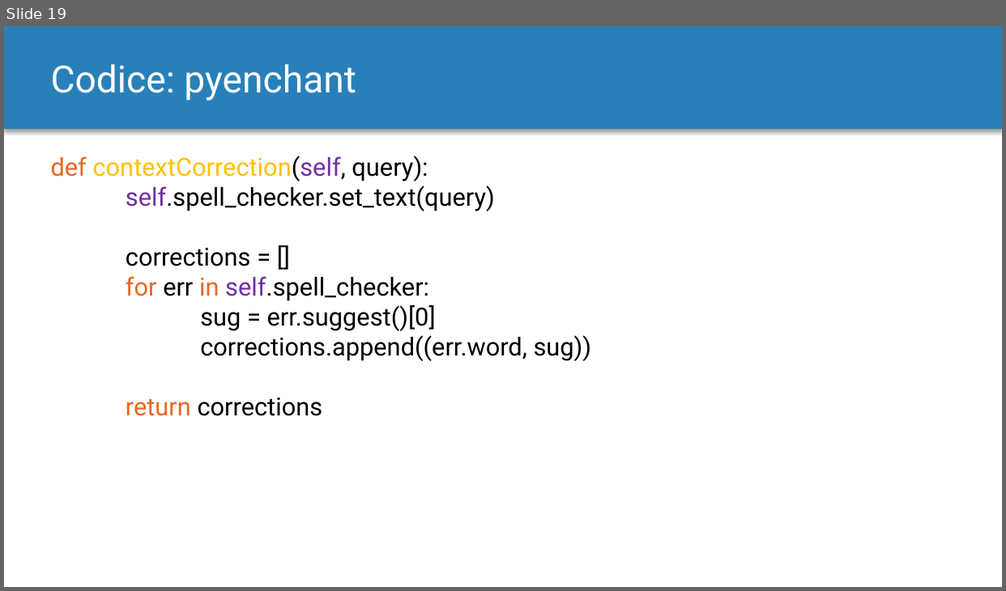
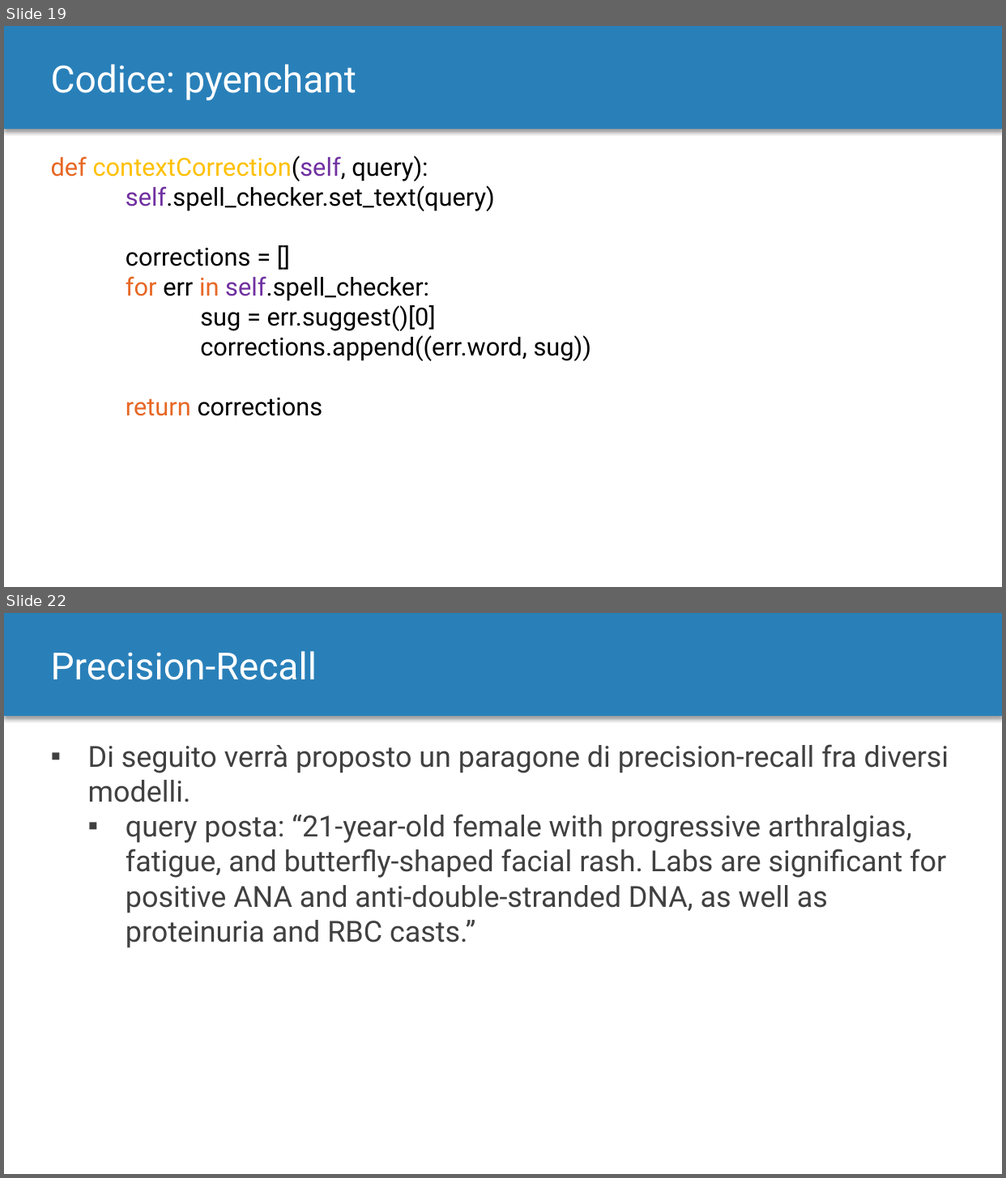
Before and after one commit to MurgoloMichele/GAvI, a slide deck: doc/Progetto.pptx. Shown one above the other, each under a label of ours: slide 19 before the commit, slides 19 and 22 after it; the slides between them are not shown. The pictures are 1006x591 and 1006x1178 pixels, drawn with LibreOffice and Linux fonts; fonts in the diff are those of the drawing. Boxes give left, top, right and bottom in pixels: in the first picture for what was removed or moved away, otherwise in the second. Text is boxed around its words. In the diff, an @@ line names an element or a change of style, - is before the commit and + after.

```diff
--- a/doc/Progetto.pptx
+++ b/doc/Progetto.pptx
@@ slide 22 added at (4, 613, 1002, 1174), background #FFFFFF; not listed: 1 template element that a slide beside it also shows @@
@@ text added at (51, 651, 317, 680), 36 pt, text #FFFFFF @@
+Precision-Recall
@@ text added at (88, 744, 949, 948), 28 pt, text #404040 @@
+▪ Di seguito verrà proposto un paragone di precision-recall fra diversi modelli.
+  ▪ query posta: “21-year-old female with progressive arthralgias, fatigue, and butterfly-shaped facial rash. Labs are significant for positive ANA and anti-double-stranded DNA, as well as proteinuria and RBC casts.”
```
Also in this commit, not shown: 6 slides changed, 8 other slides added, 2 slides removed, 2 other files.
